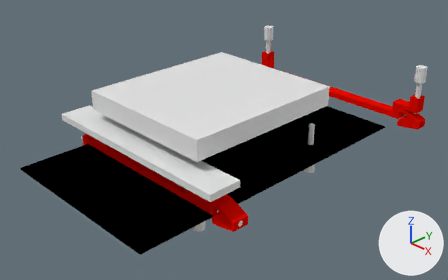
What one commit did to the Blender file mev/din-rail-mounts.blend.
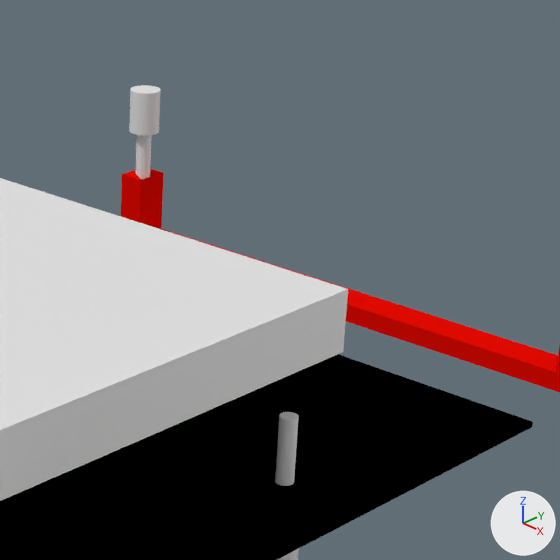
Each version appears first whole from a 50 mm lens placed at (0.2506, -0.1792, 0.1693), pointed at (-0.0044, 0.067, -0.0018), and next in a close-up on the part from 50% to 88% of the width and 0% to 60% of the height. The axes (+X, +Y, +Z) are drawn at lower right. The lights are the same throughout.

The scene before the commit, as lines of its bpy script (objects in view):
```python
me_cube_001 = bpy.data.meshes.new('Cube.001')
me_cube_001.from_pydata(...)  # a box spanning x -0.0565..0.0565, y -0.0618..0.0618, z -0.0006..0.0006
me_cube_001.materials.append(mat_material_001)  # black #000000
me_cube_003 = bpy.data.meshes.new('Cube.003')
me_cube_003.from_pydata(...)  # a box spanning x -0.05..0.05, y -0.005..0.005, z -0.004..0.004
me_cylinder_007 = bpy.data.meshes.new('Cylinder.007')
me_cylinder_007.from_pydata(...)  # a 32-sided cylinder along z spanning x -0.0018..0.0018, y -0.0017..0.0017, z -0.0204..0.0104; a 32-sided cylinder along z spanning x -0.0035..0.0035, y -0.0035..0.0035, z 0.0014..0.0114
ob_cube_001 = bpy.data.objects.new('Cube.001', me_cube_001)
ob_cube_001.location = (0.0, 0.055, -0.0007)
ob_cube_001.scale = (1.0, 1.62, 1.0)
ob_cube_002 = bpy.data.objects.new('Cube.002', me_cube_003)
ob_cube_002.location = (0.0, 0.0525, 0.032)
ob_cube_002.scale = (0.92, 10.5, 1.5)
ob_cylinder_006 = bpy.data.objects.new('Cylinder.006', me_cylinder_007)
ob_cylinder_006.location = (-0.066, 0.1751, 0.0269)
# also in view: 'Plane.000' at (0.0014, 0.175, 0.0063); 'Cylinder.003' at (0.0395, 0.099, -0.0026)
```
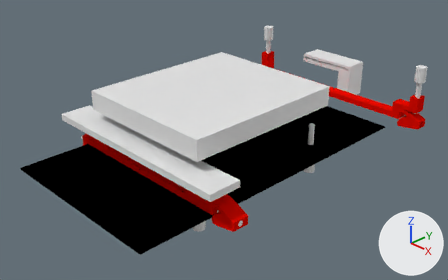
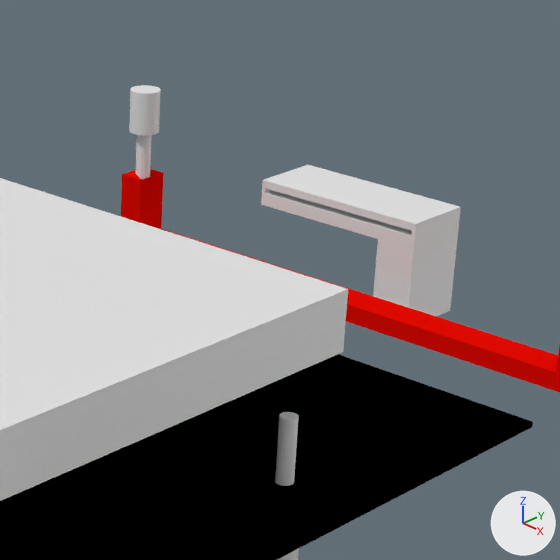
Boxes [x1, y1, x2, y2] around the edits, measured in the close-ups (560 x 560 px):
'Cube.003', added
    after: [261, 165, 461, 317]

The change, as a diff of the scene's bpy script:
```diff
--- a/mev/din-rail-mounts.blend.py
+++ b/mev/din-rail-mounts.blend.py
@@ me_cube_002 @@
+me_cube_002.from_pydata(...)  # 146 vertices, 145 faces; spans x -1.3..1.0, y -0.9..16.5, z -1.0..3.2
@@ ob_cube_003 @@
+ob_cube_003 = bpy.data.objects.new('Cube.003', me_cube_002)
+ob_cube_003.location = (0.0, 0.1985, 0.0)
+ob_cube_003.rotation_euler = (0.0, 0.0, 1.571)  # degrees (0, 0, 90)
+ob_cube_003.scale = (0.0075, 0.0025, 0.006)
```
